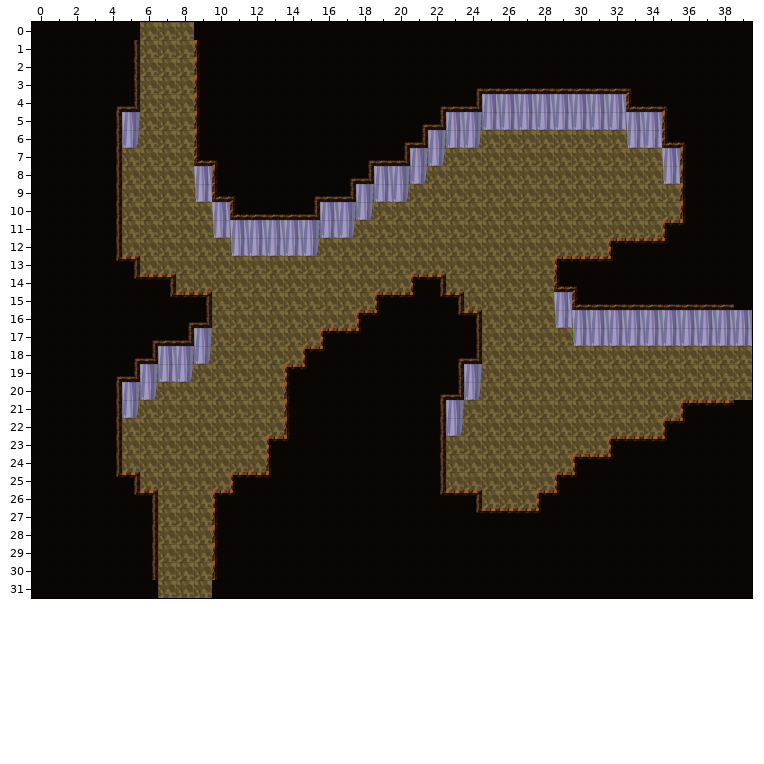
One commit to this Tiled map (JSON): public/map/cave2.json. That is the earlier state.
Cells are 32x32 px. Shown: x 0..39, y 0..31.
After the commit:
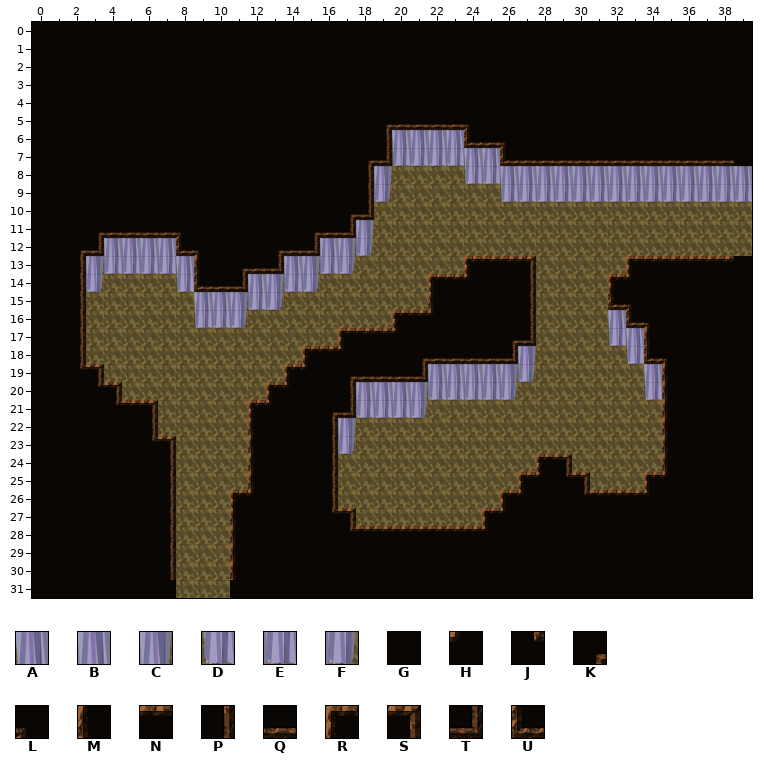
Key: from "cave": A 8, B 9, C 10, D 16, E 17, F 18; from "cave_ceil": G 0, H 1, J 2, K 4, L 8, M 16, N 20, P 24, Q 28, R 34, S 36, T 38, U 40.
_ is an empty cell.
What changed:
Layer "wall":
y 4: x 25..32 BBBBBBBB -> ________
y 5: x 5 C -> _; x 23..34 BCEEEEEEEEAB -> ____________
y 6: x 5 F -> _; x 20..24 __CEF -> ABBB_; x 33..34 DE -> __
y 7: x 20..25 _CF___ -> DEEEAB; x 35 A -> _
y 8: x 9 A -> _; x 19..21 BCF -> C__; x 24..39 ___________D____ -> DEABBBBBBBBBBBBB
y 9: x 9 D -> _; x 18..20 CEF -> _F_; x 26..39 ______________ -> DEEEEEEEEEEEEE
y 10: x 10 A -> _; x 16..18 BCF -> ___
y 11: x 10..18 DABBBCEF_ -> ________C
y 12: x 4..7 ____ -> BBBB; x 11..18 DEEEF___ -> _____BCF
y 13: x 3..8 ______ -> CEEEEA; x 14..17 ____ -> BCEF
y 14: x 3 _ -> F; x 8 _ -> D; x 12..15 ____ -> BCEF
y 15: x 9..13 _____ -> ABCEF; x 29 A -> _
y 16: x 9..11 ___ -> DEF; x 29..39 DABBBBBBBBB -> ___A_______
y 17: x 9 C -> _; x 30..39 DEEEEEEEEE -> __DA______
y 18: x 7..9 BCF -> ___; x 27 _ -> C; x 33 _ -> D
y 19: x 6..8 CEF -> ___; x 22..27 __C___ -> BBBBCF; x 34 _ -> A
y 20: x 5..6 CF -> __; x 18..26 ______F__ -> BBBCEEEEF; x 34 _ -> D
y 21: x 5 F -> _; x 18..21 ____ -> EEEF; x 23 C -> _
y 22: x 17 _ -> C; x 23 F -> _
y 23: x 17 _ -> F
Layer "cave_ceil":
y 0: x 6..8 ___ -> GGG
y 1..2: x 5..9 P___M -> GGGGG
y 3: x 5..9 P___M -> GGGGG; x 24..33 KQQQQQQQQL -> GGGGGGGGGG
y 4: x 4..9 KT___M -> GGGGGG; x 22..35 KQT________UQL -> GGGGGGGGGGGGGG
y 5: x 4..9 P____M -> GGGGGG; x 19..35 GGKT____________M -> KQQQQLGGGGGGGGGGG
y 6: x 4..9 P____M -> GGGGGG; x 19..21 GKT -> P__; x 24..36 ___________UL -> UQLGGGGGGGGGG
y 7: x 4..10 P____UL -> GGGGGGG; x 19..20 QT -> T_; x 26..38 __________MGG -> UQQQQQQQQQQQQ
y 8: x 4..10 P_____M -> GGGGGGG; x 17..18 KT -> GP; x 36..39 MGGG -> ____
y 9: x 4..11 P_____UL -> GGGGGGGG; x 15..18 KQT_ -> GGGP; x 36..39 MGGG -> ____
y 10: x 4..18 P______UQQQT___ -> GGGGGGGGGGGGGKT; x 36..39 MGGG -> ____
y 11: x 3..17 GP_____________ -> KQQQQLGGGGGGKQT; x 35..39 RHGGG -> _____
y 12: x 2..4 GGP -> KT_; x 8..15 ________ -> ULGGGKQT; x 32..39 RNNHGGGG -> ________
y 13: x 2..5 GGJS -> P___; x 9..13 _____ -> MGKQT; x 24..27 ____ -> RNNS; x 29..38 RNNHGGGGGG -> ____RNNNNN
y 14: x 2..7 GGGJNS -> P_____; x 9..11 ___ -> UQT; x 21..27 RS_____ -> _RNHGGP; x 29..33 ULGGG -> ___RH
y 15: x 2..9 GGGGGJNS -> P_______; x 19..27 RNHJS____ -> ___MGGGGP; x 30..38 UQQQQQQQQ -> __ULGGGGG
y 16: x 2..9 GGGGGGKT -> P_______; x 18..27 RHGGGJS___ -> __RNHGGGGP; x 33..39 _______ -> ULGGGGG
y 17: x 2..8 GGGGKQT -> P______; x 16..20 RNHGG -> _RNNH; x 24..27 P___ -> GGKT; x 34..39 ______ -> MGGGGG
y 18: x 2..6 GGGKT -> P____; x 16..17 HG -> NH; x 21..26 GGKT__ -> KQQQQT; x 34..39 ______ -> ULGGGG
y 19: x 2..5 GGKT -> JS__; x 17..23 GGGGGGP -> KQQQT__; x 35..39 _____ -> MGGGG
y 20: x 3..4 GP -> JS; x 13..14 _M -> RH; x 17..23 GGGGGKT -> P______; x 35..39 _____ -> MGGGG
y 21: x 4..6 P__ -> JNS; x 12..14 __M -> RHG; x 16..22 GGGGGGP -> KT_____; x 35..38 _RNN -> MGGG
y 22: x 4..6 P__ -> GGP; x 12..14 __M -> MGG; x 16..22 GGGGGGP -> P______; x 35..36 RH -> MG
y 23: x 4..7 P___ -> GGJS; x 12..14 _RH -> MGG; x 16..22 GGGGGGP -> P______; x 32..35 RNNH -> ___M
y 24: x 4..7 P___ -> GGGP; x 12..13 _M -> MG; x 16..22 GGGGGGP -> P______; x 28..35 __RNHGGG -> RS_____M
y 25: x 4..7 JS__ -> GGGP; x 11..13 RNH -> _MG; x 16..22 GGGGGGP -> P______; x 27..35 __RHGGGGG -> RHJS___RH
y 26: x 5..7 JS_ -> GGP; x 10..12 RHG -> _RH; x 16..24 GGGGGGJNS -> P________; x 26..34 __RHGGGGG -> RHGGJNNNH
y 27: x 6..7 P_ -> GP; x 10..11 MG -> _M; x 16..28 GGGGGGGGJNNNH -> JS_______RHGG
y 28: x 6..7 P_ -> GP; x 10..11 MG -> _M; x 17..25 GGGGGGGGG -> JNNNNNNNH
y 29..30: x 6..7 P_ -> GP; x 10..11 MG -> _M
y 31: x 7 _ -> G; x 10 G -> _
